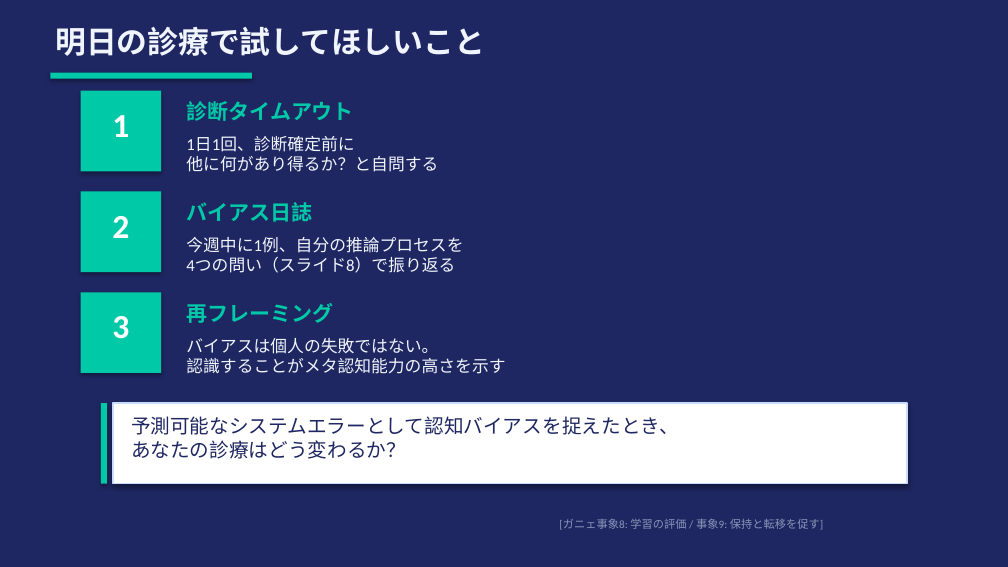
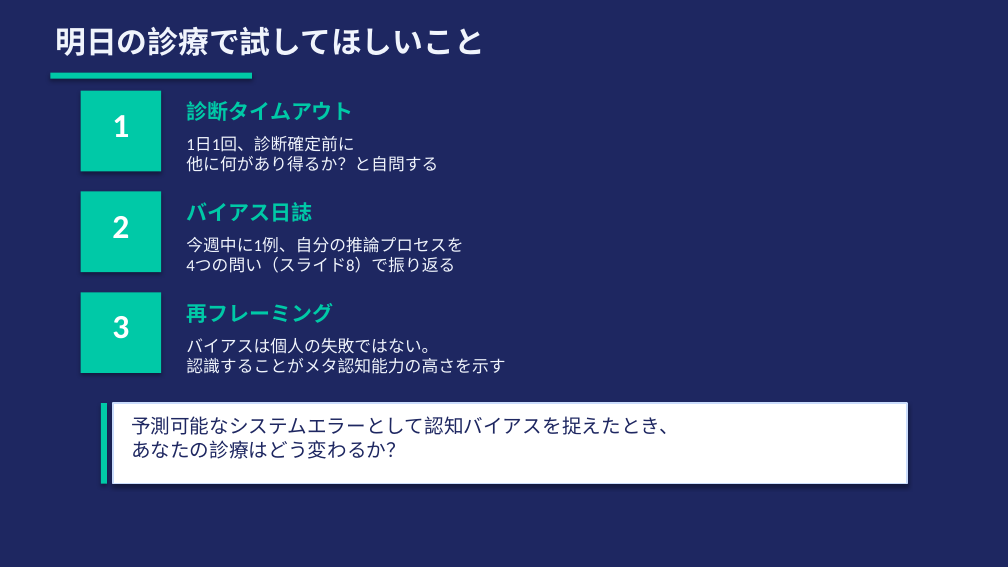
Before and after one commit to Tama831/ai-agent-team-materials, a slide deck: slide 10 of output/education/2026-03-30_cognitive-bias-diagnostic-reasoning/cognitive-bias-diagnostic-reasoning_slides_residents.pptx. Drawn at 1008x567 pixels with LibreOffice and Linux fonts; fonts in the diff are those of the drawing. Boxes give left, top, right and bottom in pixels: in the first picture for what was removed or moved away, otherwise in the second. Text is boxed around its words. In the diff, an @@ line names an element or a change of style, - is before the commit and + after.

```diff
--- a/output/education/2026-03-30_cognitive-bias-diagnostic-reasoning/cognitive-bias-diagnostic-reasoning_slides_residents.pptx
+++ b/output/education/2026-03-30_cognitive-bias-diagnostic-reasoning/cognitive-bias-diagnostic-reasoning_slides_residents.pptx
@@ text removed at box(559, 519, 823, 530) @@
-[ガニェ事象8: 学習の評価 / 事象9: 保持と転移を促す]
```
Also in this commit, not shown: 9 other slides changed, 4 other files.
